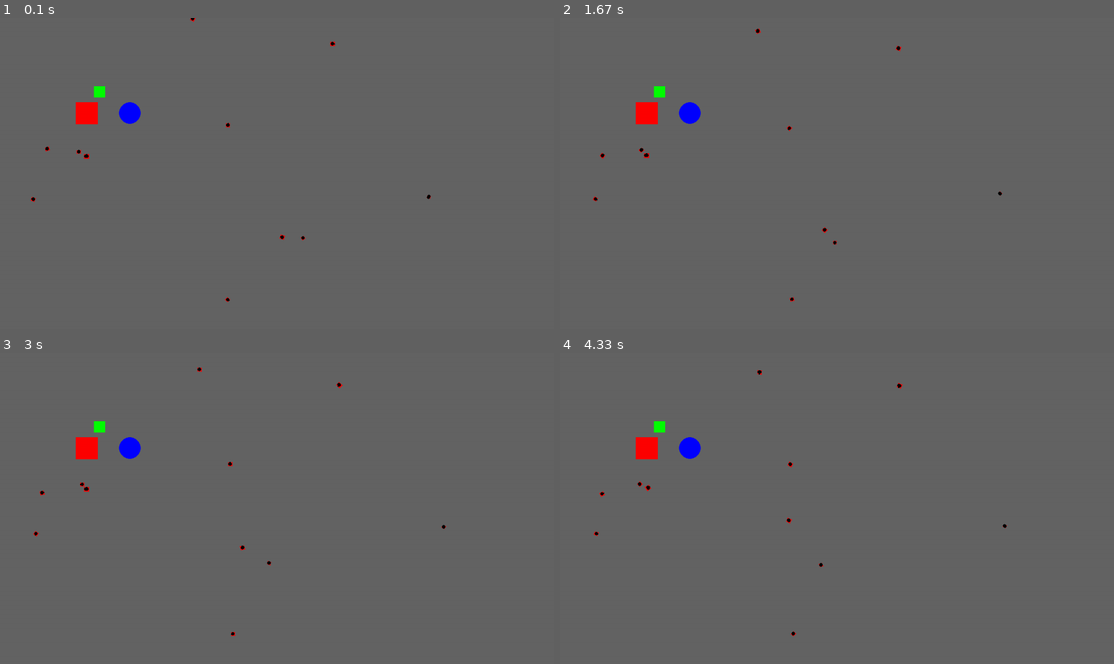
Above: before the commit, frames 1-4 (two rows, left to right).
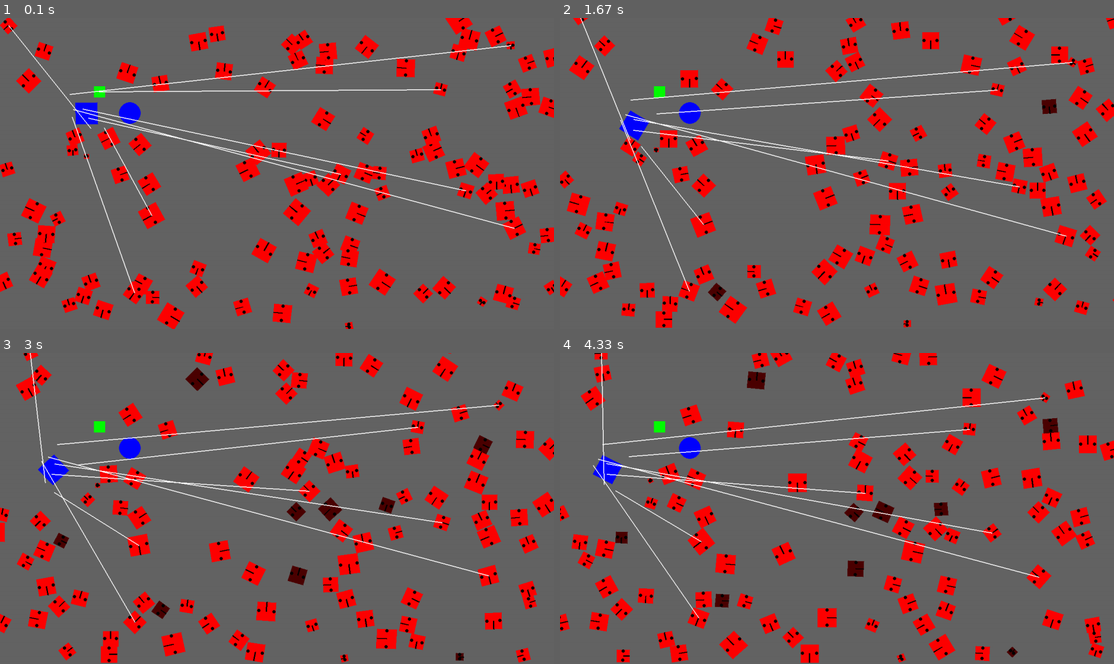
Above: after the commit, the same moments.

Repository: rasmus-bn/itu-thesis
Game: pygame game, started from run.py
The game is run twice, just before and just after one commit, with the same random seed, the same clock (stepped at 60 frames per second) and the same inputs.
Inputs:
- Up to frame 1 (0.1 s): no input
- Up to frame 2 (1.67 s): no input
- Up to frame 3 (3 s): no input
- Up to frame 4 (4.33 s): no input

The runs differ from the first frame. In frame 1, 17% of the frame differs, in the area x 0-100%, y 0-100%; in frame 2, 17%; in frame 3, 16%; in frame 4, 16%.

Commit message:
feat: joints

Diff:
--- /dev/null
+++ b/engine/constraints.py
@@ -0,0 +1,58 @@
+from dataclasses import dataclass
+from pygame import Surface
+import pygame
+import pymunk
+
+from pymunk import Vec2d
+from engine.helpers import pymunk_to_pygame_point
+from engine.objects import IGameObject
+
+
+@dataclass
+class IConstraint:
+    constraint: pymunk.Constraint
+    alive: bool = True
+
+    def destroy(self):
+        self.alive = False
+
+    def draw(self, surface: Surface):
+        raise NotImplementedError()
+
+
+class PinJoint(IConstraint):
+    def __init__(
+        self,
+        obj1: IGameObject,
+        obj2: IGameObject,
+        obj1_offset: tuple[float] = None,
+        obj2_offset: tuple[float] = None,
+    ):
+        self.obj1: IGameObject = obj1
+        self.obj2: IGameObject = obj2
+        self.obj1_offset: tuple[float] = obj1_offset or (0, 0)
+        self.obj2_offset: tuple[float] = obj2_offset or (0, 0)
+
+        # Call super constructor
+        IConstraint.__init__(
+            self,
+            pymunk.PinJoint(
+                a=self.obj1.body,
+                b=self.obj2.body,
+                anchor_a=Vec2d(*self.obj1_offset),
+                anchor_b=Vec2d(*self.obj2_offset),
+            ),
+        )
+
+    def draw(self, surface: Surface):
+        pygame.draw.line(
+            surface=surface,
+            color=(255, 255, 255),
+            start_pos=pymunk_to_pygame_point(
+                point=self.obj1.body.local_to_world(self.obj1_offset), surface=surface
+            ),
+            end_pos=pymunk_to_pygame_point(
+                point=self.obj2.body.local_to_world(self.obj2_offset), surface=surface
+            ),
+            width=2,
+        )
--- a/engine/simulation.py
+++ b/engine/simulation.py
@@ -3,6 +3,7 @@
 import pygame
 import pymunk
 
+from engine.constraints import IConstraint
 from engine.objects import IGameObject
 
 
@@ -23,6 +24,7 @@
     def __post_init__(self):
         self._game_objects: IGameObject = []
         self._logic_objects = None
+        self._constraints: IConstraint = []
 
         # Physics
         self.delta_time = 1 / self.fps
@@ -93,12 +95,19 @@
         self.update()
         for obj in self._logic_objects:
             obj.update()
+        for constraint in self._constraints:
+            if not constraint.alive:
+                self.space.remove(constraint.constraint)
 
     def _update_visuals(self):
         if self.enable_display:
             self._display.fill(self.background_color)
+            # Draw all objects
             for obj in self._game_objects:
                 obj.draw(self._display)
+            # Draw all constraints
+            for constraint in self._constraints:
+                constraint.draw(self._display)
 
     def update(self):
         pass
@@ -107,6 +116,11 @@
         self._game_objects.append(obj)
         self.space.add(obj.body, obj.shape)
 
+    def add_constraint(self, constraint: IConstraint):
+        self._constraints.append(constraint)
+        self.space.add(constraint.constraint)
+        # constraint.add_to_space(self.space)
+
 
 if __name__ == "__main__":
     sim = SimulationBase()
--- a/run.py
+++ b/run.py
@@ -1,11 +1,13 @@
 import math
 import pymunk
 import random
+from engine.constraints import PinJoint
 from engine.objects import Box, Circle
 from engine.robot import RobotBase
 from engine.simulation import SimulationBase
+from pymunk import Vec2d
 
-random.seed()
+random.seed(243)
 
 
 class RotatingBox(Box):
@@ -25,7 +27,7 @@
     enable_display=True,
 )
 
-box = Box(x=200, y=500, width=50, length=50, color=(255, 0, 0))
+box = Box(x=200, y=500, width=50, length=50, color=(0, 0, 255))
 box2 = Box(x=230, y=550, width=25, length=25, color=(0, 255, 0))
 sim.add_game_object(box)
 sim.add_game_object(box2)
@@ -44,21 +46,59 @@
 circle = Circle(x=300, y=500, radius=25, color=(0, 0, 255))
 sim.add_game_object(circle)
 
-
+robots = []
 # Create 5 random robots
-MAX_SIZE = 500
-for _ in range(10):
+MAX_SIZE = 50000
+# angle = random.uniform(0, 2 * math.pi)
+# motor_left = 1
+# motor_right = 1
+for _ in range(100):
     x = random.randint(0, size_x)
     y = random.randint(0, size_y)
-    angle = random.uniform(0, 2 * math.pi)
     battery_capacity = random.randint(10, MAX_SIZE)
     motor_strength = random.randint(10, MAX_SIZE)
+    angle = random.uniform(0, 2 * math.pi)
+    motor_left = random.uniform(-1, 1)
+    motor_right = random.uniform(-1, 1)
     robot = RobotBase(battery_capacity, motor_strength, position=(x, y), angle=angle)
     sim.add_game_object(robot)
-    motor_left = random.uniform(-1, 1)
-    motor_right = random.uniform(-1, 1)
     robot.set_motor_values(motor_left, motor_right)
+    robots.append(robot)
 
+r1 = robots[3]
+r2 = robots[1]
+r3 = robots[9]
+offset = 10
+offset = {
+    "obj1_offset": Vec2d(float(offset), float(offset)),
+    "obj2_offset": Vec2d(offset, offset),
+}
+
+
+def add_constraint(subject, target):
+    bounds = 50
+    target_offset = (random.uniform(-bounds, bounds), random.uniform(-bounds, bounds))
+    sim.add_constraint(PinJoint(subject, target, obj2_offset=target_offset))
+
+
+add_constraint(robots[0], box)
+add_constraint(robots[2], box)
+add_constraint(robots[4], box)
+add_constraint(robots[6], box)
+add_constraint(robots[7], box)
+add_constraint(robots[8], box)
+add_constraint(robots[9], box)
+add_constraint(robots[10], box)
+
+
+# sim.add_constraint(PinJoint(r1, box, **offset))
+# sim.add_constraint(PinJoint(r2, box, **offset))
+# sim.add_constraint(PinJoint(r3, box, **offset))
+# sim.add_constraint(PinJoint(robots[0], box, **offset))
+# sim.add_constraint(PinJoint(robots[2], box, **offset))
+# sim.add_constraint(PinJoint(robots[4], box, **offset))
+# sim.add_constraint(PinJoint(robots[6], box, **offset))
+# sim.add_constraint(PinJoint(robots[7], box, **offset))
 
 # Create additional 5 random boxes
 padding = 20
